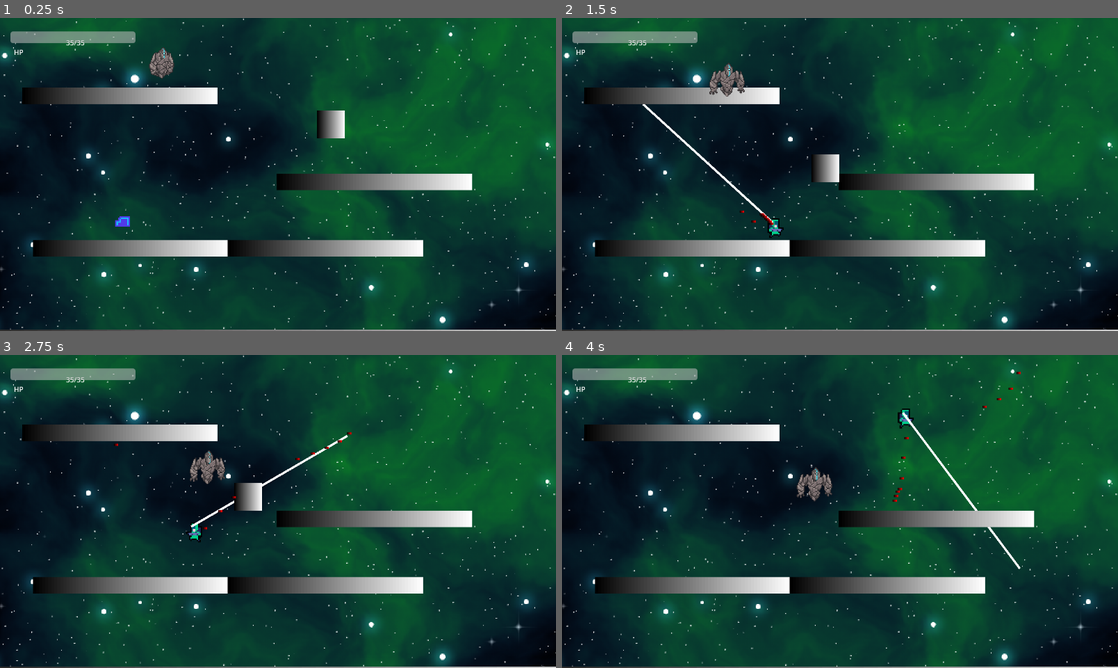
Above: before the commit, frames 1-4 (two rows, left to right).
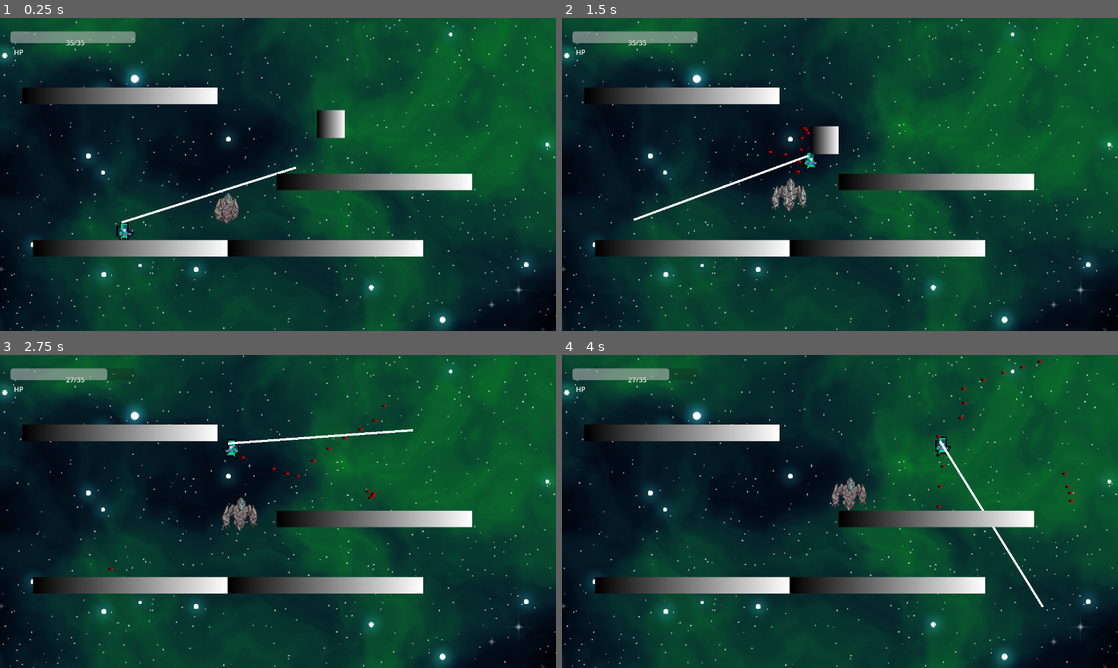
Above: after the commit, the same moments.

Repository: fer-hnndz/europa-game
Game: Godot game, scene res://scenes/TestScene.tscn
The game is run twice, just before and just after one commit, with the same random seed, the same clock (stepped at 60 frames per second) and the same inputs.
Inputs (mouse positions are in pixels of both pictures, inside the frame that each line leads up to):
- Up to frame 1 (0.25 s): no input
- Up to frame 2 (1.5 s): tap Enter (ui_accept) at 0.5, 0.77 s; move the mouse to (962, 158) at 0.52 s; press the mouse at (962, 158) at 0.53 s; hold Right (ui_right) from 0.53 s (still down); move the mouse to (728, 190) at 1.27 s; release the mouse at (728, 190) at 1.28 s; click (728, 190) at 1.35 s
- Up to frame 3 (2.75 s): tap Enter (ui_accept) at 1.52 s; move the mouse to (333, 442) at 2.02 s; release Right (ui_right) at 2.03 s; press the mouse at (333, 442) at 2.03 s; hold Left (ui_left) from 2.03 s (still down)
- Up to frame 4 (4 s): move the mouse to (812, 574) at 2.77 s; release Left (ui_left) at 2.78 s; release the mouse at (812, 574) at 2.78 s; hold Right (ui_right) from 2.78 s (still down); click (812, 574) at 2.85 s; tap Enter (ui_accept) at 3.02, 3.77 s; move the mouse to (1006, 558) at 3.52 s; press the mouse at (1006, 558) at 3.53 s

The runs differ from the first frame. In frame 1, 1.5% of the frame differs, in the area x 0-100%, y 9-100%; in frame 2, 2.9%, in the area x 0-100%, y 14-100%; in frame 3, 2.6%; in frame 4, 2.3%.

Commit message:
Se fixeo bug donde los golems se quedaban quietos

Diff:
--- a/scenes/TestScene.tscn
+++ b/scenes/TestScene.tscn
@@ -34,7 +34,7 @@
 position = Vector2(749, 530)
 
 [node name="EnemyStoneGolem" parent="." instance=ExtResource("7_hasi8")]
-position = Vector2(374, 106)
+position = Vector2(524, 440)
 
 [node name="wall_left" parent="." instance=ExtResource("1_chmcy")]
 position = Vector2(-28, 377)
@@ -51,7 +51,7 @@
 scale = Vector2(20.7936, 1)
 
 [node name="wall_bot" parent="." instance=ExtResource("1_chmcy")]
-position = Vector2(663, 736)
+position = Vector2(637, 787)
 scale = Vector2(4.56, 1)
 
 [node name="EuropaBg" type="Sprite2D" parent="."]
--- a/scipts/Player.gd
+++ b/scipts/Player.gd
@@ -10,7 +10,7 @@
 var LASER_MAX_LENGTH = 250
 var current_health = 35
 var MAX_HEALTH = 35
-var spawned = false
+var spawned = true
 var last_colission
 
 # Get the gravity from the project settings to be synced with RigidBody nodes.
--- a/scipts/StoneGolem.gd
+++ b/scipts/StoneGolem.gd
@@ -17,6 +17,9 @@
 	player = get_parent().get_node("Player")
 
 func add_damage(new_damage: float) -> void:
+	if (not spawned):
+		return
+
 	health -= new_damage
 	var t = Timer.new()
 
@@ -62,26 +65,27 @@
 
 	# No mover mientras no se haya completado el stall de
 	if (Time.get_unix_time_from_system() <= self.last_attack + ATTACK_STALL):
+		print("NO HA PASADO ATTACK STALL")
 		velocity = Vector2(0, 0)
+
 
 
 	if (last_col):
 		var col = last_col.get_collider()
-		if (col == null):
-			return
+		if (col != null):
+			if (col.name == "Player" and velocity.x != 0 and velocity.y != 0):
+				col.current_health -= 4
 
-		if (col.name == "Player" and velocity.x != 0 and velocity.y != 0):
-			col.current_health -= 4
+				var vel = Vector2(0, 0)
+				vel.x = (col.SPEED / 2) * (velocity.x / abs(velocity.x) )
+				vel.y = (col.gravity / 2) * (velocity.y / abs(velocity.y))
 
-			var vel = Vector2(0, 0)
-			vel.x = (col.SPEED / 2) * (velocity.x / abs(velocity.x) )
-			vel.y = (col.gravity / 2) * (velocity.y / abs(velocity.y))
+				col.velocity = vel
+				col.move_and_slide()
 
-			col.velocity = vel
-			col.move_and_slide()
-
-			velocity = Vector2(0, 0)
-			self.last_attack = Time.get_unix_time_from_system()
-
+				velocity = Vector2(0, 0)
+				self.last_attack = Time.get_unix_time_from_system()
+			else:
+				print("Choco con attack stall on")
 
 	last_col = move_and_collide(velocity * SPEED)
